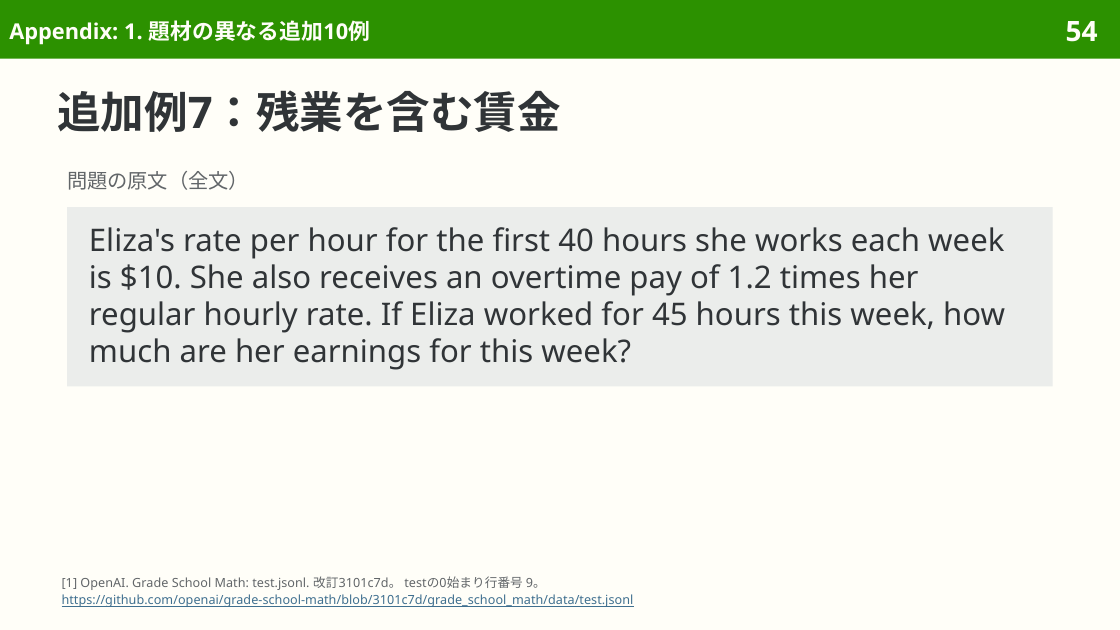
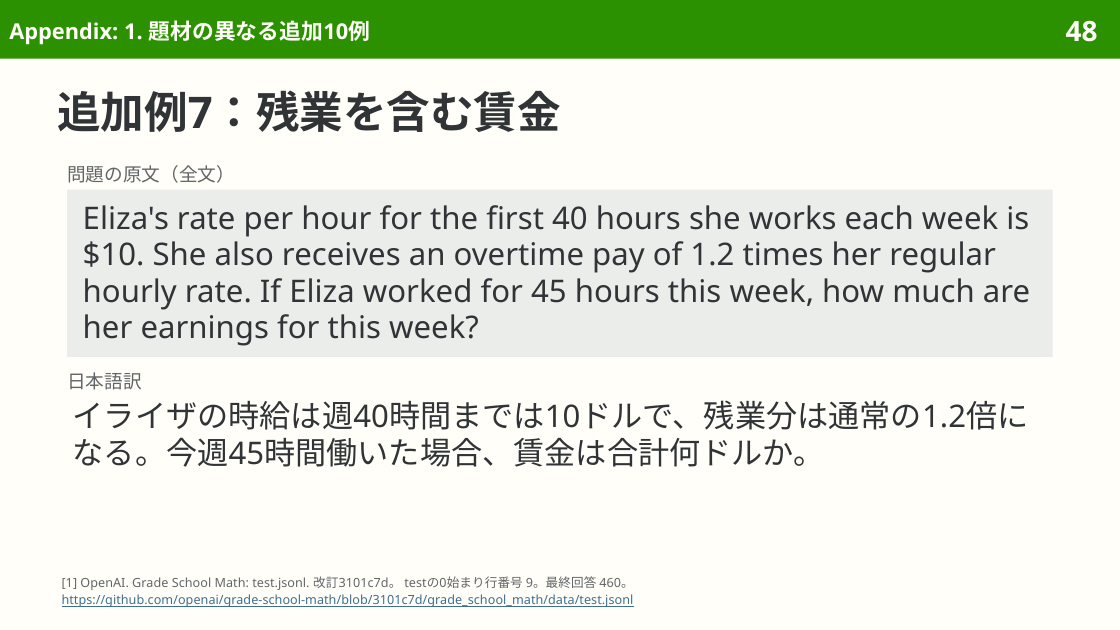
Before and after one commit to sasakiy84/datasets-in-10-minutes, a slide deck: slide 48 of slides/datasets-in-10-minutes-gsm8k.pptx (slide 54 before the commit). Drawn at 1120x630 pixels with LibreOffice and Linux fonts; fonts in the diff are those of the drawing. Boxes give left, top, right and bottom in pixels: in the first picture for what was removed or moved away, otherwise in the second. Text is boxed around its words. In the diff, an @@ line names an element or a change of style, - is before the commit and + after.

Commit message:
slides(gsm8k): refine Japanese wording and pair translations

```diff
--- a/slides/datasets-in-10-minutes-gsm8k.pptx
+++ b/slides/datasets-in-10-minutes-gsm8k.pptx
@@ page number at box(1066, 20, 1098, 42): text changed @@
-54
+48
@@ text "問題の原文（全文）" at box(67, 165, 235, 183): size 13 to 12 pt @@
@@ rectangle "Eliza's rate per hour for ...": place and size @@
-rectangle "Eliza's rate per hour for ..." at box(67, 207, 1053, 386)
+rectangle "Eliza's rate per hour for ..." at box(67, 189, 1053, 356)
@@ rectangle "Eliza's rate per hour for ..." at box(67, 189, 1053, 356): line spacing 23.8pt to 23.4pt; vertical alignment middle to top @@
@@ text added at box(67, 372, 142, 390), 12 pt, text #626669 @@
+日本語訳
@@ text added at box(73, 400, 1029, 467), 20 pt, text #303437 @@
+イライザの時給は週40時間までは10ドルで、残業分は通常の1.2倍になる。今週45時間働いた場合、賃金は合計何ドルか。
@@ text at box(62, 576, 633, 590): text changed @@
-[1] OpenAI. Grade School Math: test.jsonl. 改訂3101c7d。 testの0始まり行番号 9。
+[1] OpenAI. Grade School Math: test.jsonl. 改訂3101c7d。 testの0始まり行番号 9。最終回答 460。
```
Also in this commit, not shown: 21 other slides changed, 9 slides removed, 4 other files.
